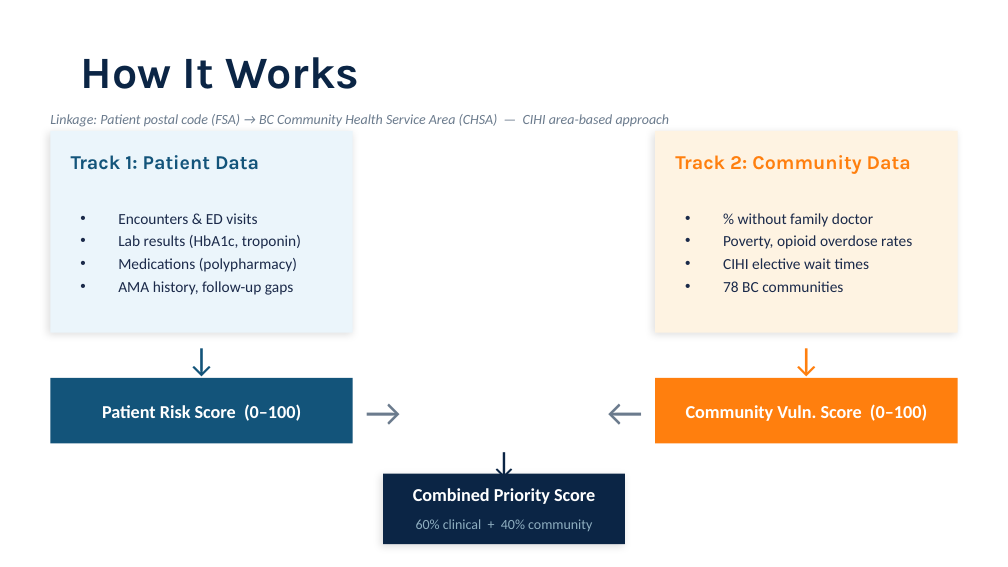
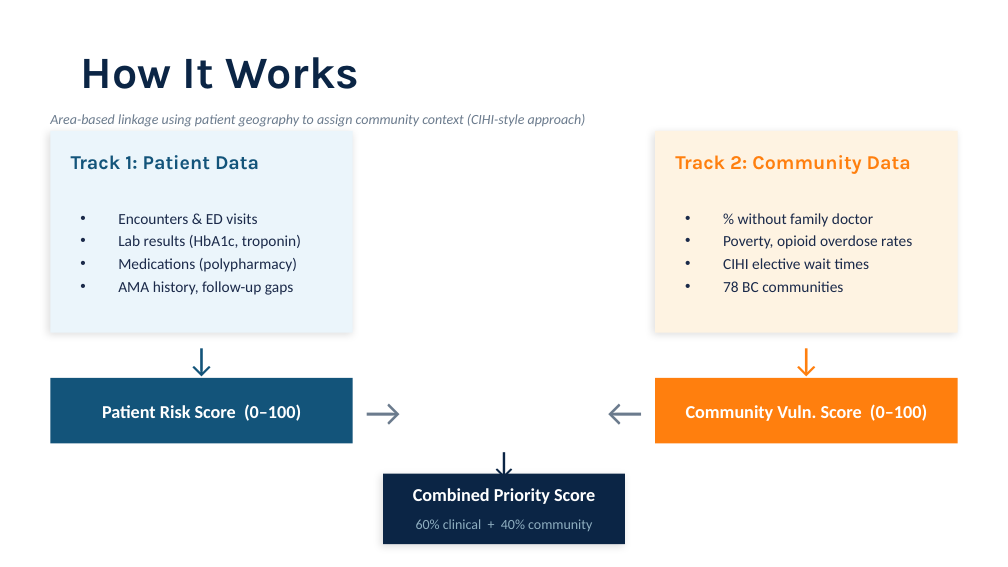
Before and after one commit to rachel-wenhui-ma/care-priority, a slide deck: slide 4 of slides.pptx. Drawn at 1008x567 pixels with LibreOffice and Linux fonts; fonts in the diff are those of the drawing. Boxes give left, top, right and bottom in pixels: in the first picture for what was removed or moved away, otherwise in the second. Text is boxed around its words. In the diff, an @@ line names an element or a change of style, - is before the commit and + after.

```diff
--- a/slides.pptx
+++ b/slides.pptx
@@ text at [50, 114, 586, 127]: text changed @@
-Linkage: Patient postal code (FSA) → BC Community Health Service Area (CHSA) — CIHI area-based approach
+Area-based linkage using patient geography to assign community context (CIHI-style approach)
```
Also in this commit, not shown: 3 other slides changed.
